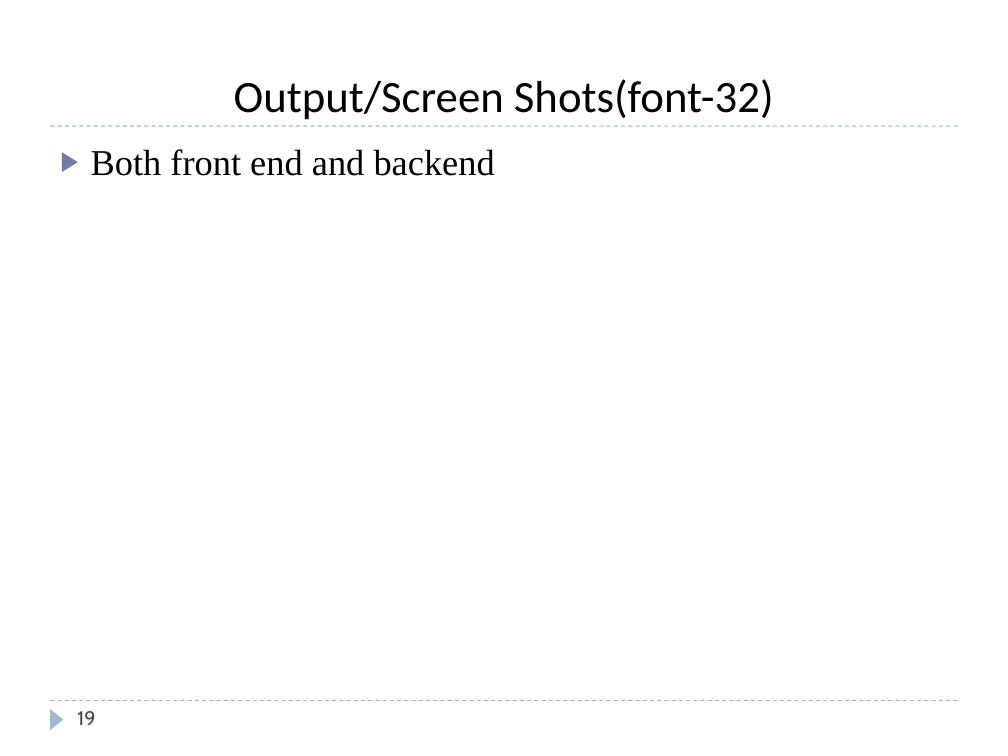
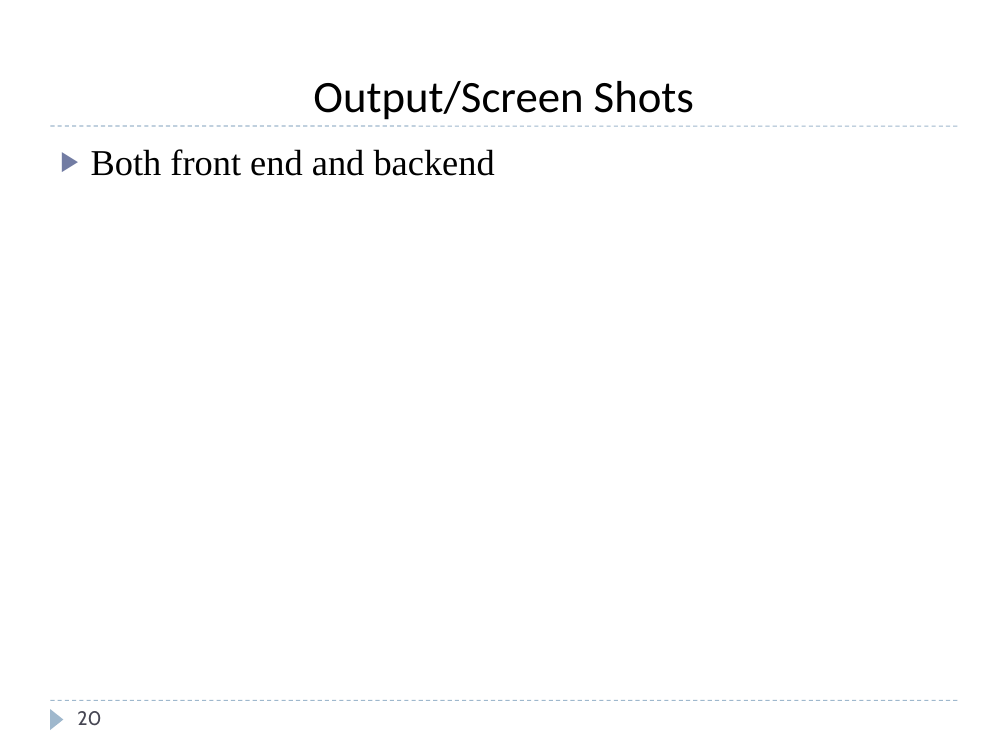
Before and after one commit to Easwer-ALU/ADP-project, a slide deck: slide 20 of ADP-PROJECT-PPT-TEMPLATE.pptx (slide 19 before the commit). Drawn at 1008x756 pixels with LibreOffice and Linux fonts; fonts in the diff are those of the drawing. Boxes give left, top, right and bottom in pixels: in the first picture for what was removed or moved away, otherwise in the second. Text is boxed around its words. In the diff, an @@ line names an element or a change of style, - is before the commit and + after.

```diff
--- a/ADP-PROJECT-PPT-TEMPLATE.pptx
+++ b/ADP-PROJECT-PPT-TEMPLATE.pptx
@@ title at box(313, 81, 694, 120): text changed @@
-Output/Screen Shots(font-32)
+Output/Screen Shots
@@ page number at box(77, 711, 101, 726): text changed @@
-19
+20
```
Also in this commit, not shown: 11 other slides changed, 2 slides added, 1 slide removed, 4 other files.
